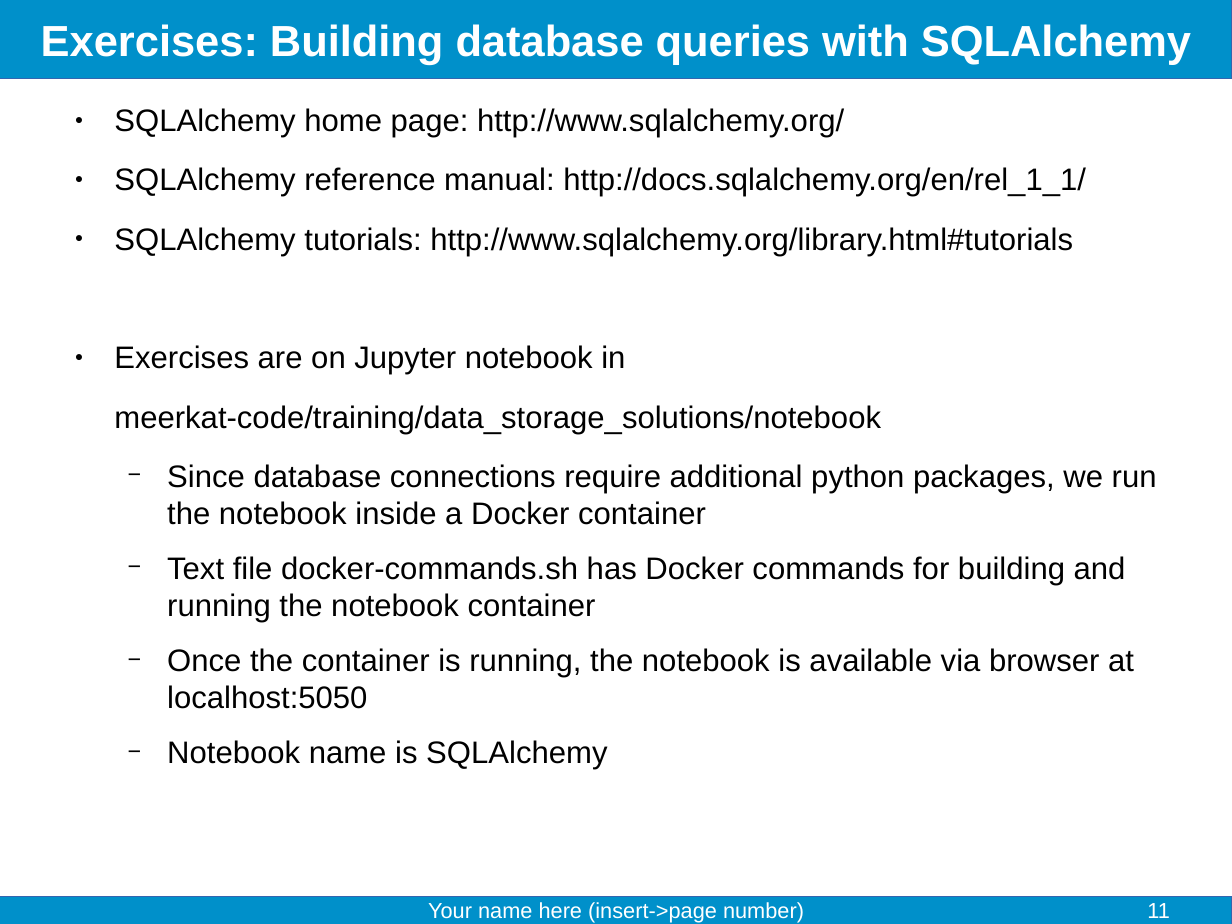
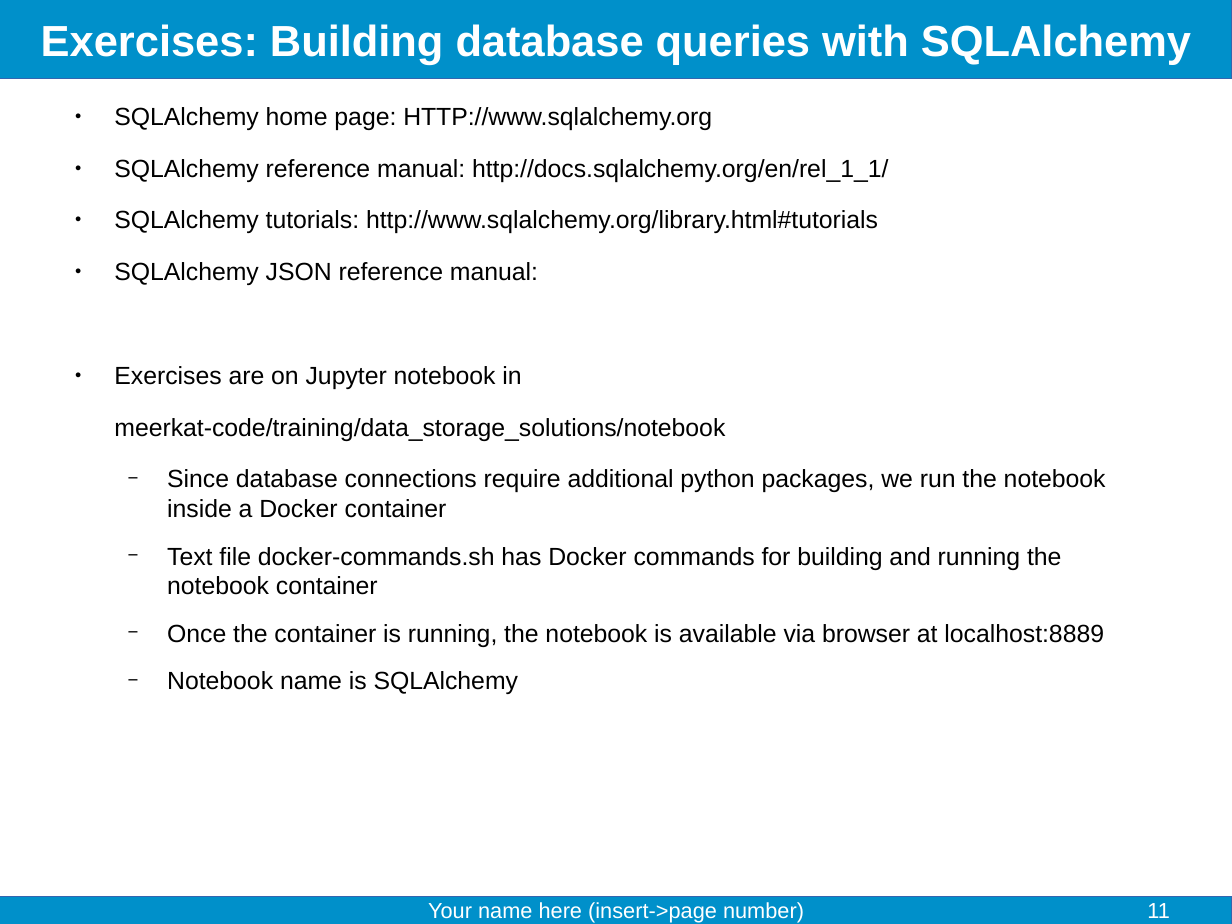
Before and after one commit to fjelltopp/training, a slide deck: slide 11 of data_storage_solutions/Data storage solutions.odp. Drawn at 1232x924 pixels with LibreOffice and Linux fonts; fonts in the diff are those of the drawing. Boxes give left, top, right and bottom in pixels: in the first picture for what was removed or moved away, otherwise in the second. Text is boxed around its words. In the diff, an @@ line names an element or a change of style, - is before the commit and + after.

Commit message:
data storage slides and exercises update

```diff
--- a/data_storage_solutions/Data storage solutions.odp
+++ b/data_storage_solutions/Data storage solutions.odp
@@ text at box(114, 107, 712, 130): text changed; size 20 to 16 pt @@
-● SQLAlchemy home page: http://www.sqlalchemy.org/
+● SQLAlchemy home page: HTTP://www.sqlalchemy.org
@@ text at box(114, 159, 1106, 694): size 20 to 16 pt in "SQLAlchemy reference manual: http://docs.sqlalchemy.org/en/r ...", "SQLAlchemy tutorials: http://www.sqlalchemy.org/library.html ...", "Exercises are on Jupyter notebook in", "meerkat-code/training/data_storage_solutions/notebook" and 3 more places @@
@@ text at box(114, 262, 538, 285): paragraph added @@
+● SQLAlchemy JSON reference manual:
@@ text at box(167, 624, 1104, 647): text changed; size 20 to 16 pt @@
-  − Once the container is running, the notebook is available via browser at localhost:5050
+  − Once the container is running, the notebook is available via browser at localhost:8889
```
Also in this commit, not shown: 1 other slide changed, 2 other files.
